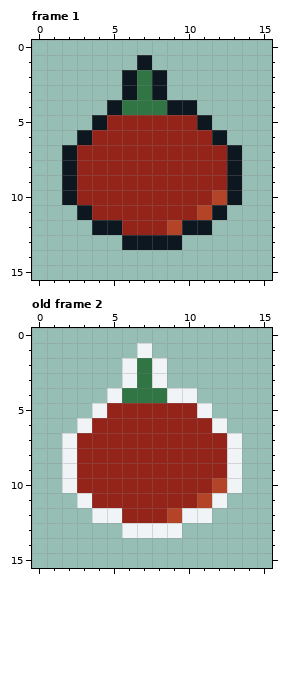
Pixel-art file, stored at assets/items.aseprite. The picture above is the old version.
16x16 pixels, 15 frames. Shown: frame 1, old frame 2. The commit also changed other frames, which this record leaves out.
Now the later version:
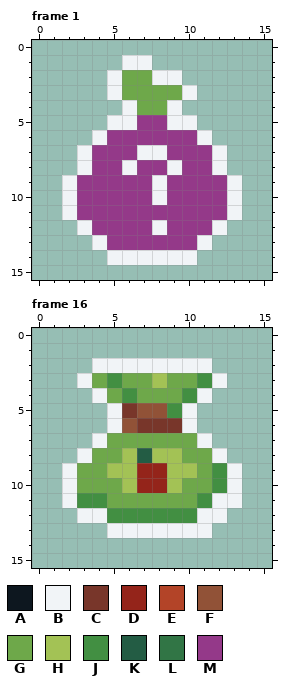
Palette (. is transparent): A #0d171f  B #f1f4f7  C #78362a  D #94241a  E #b34428  F #915237  G #6ea84a  H #a3c255  J #428f42  K #235c44  L #317545  M #943989
A new or re-ordered frame is compared with the old frame closest to it.
Author's note on the commit: added tons of items, added inventory
The edit:
frames 15 -> 16
Changed rows in their new state; - is an unchanged pixel.
Frame 1:
first column x 2:
 1 ----BB------
 2 ---BGGBB----
 3 ---BGGGGB---
 4 ---.BGGB.---
 5 --.BBMMBB.--
 6 -.BMMMMMMB.-
 7 .BMMMBBMMMB.
 8 .BMMBMMBMMB.
 9 BMMMMMBMMMMB
10 BMMMMMBMMMMB
11 BMMMMMMMMMMB
12 -BMMMMBMMMB-
13 --BMMMMMMB--
14 ---BBBBBB---
Frame 16 is new; against old frame 2:
first column x 2:
 1 -----.------
 2 --BB-B-BBB--
 3 -BGJGGHGGJB-
 4 --BGJGGGJB--
 5 --.BCFFJB.--
 6 -..BFCCCB..-
 7 ..BGGGGGGB..
 8 .BGGHKHHGGB.
 9 -GGHH--HHGJ-
10 -GGGH--HGGJ-
11 BJJGGGGGGJ-B
12 -B-JJJJJJ-B-
13 ---B----BB--
